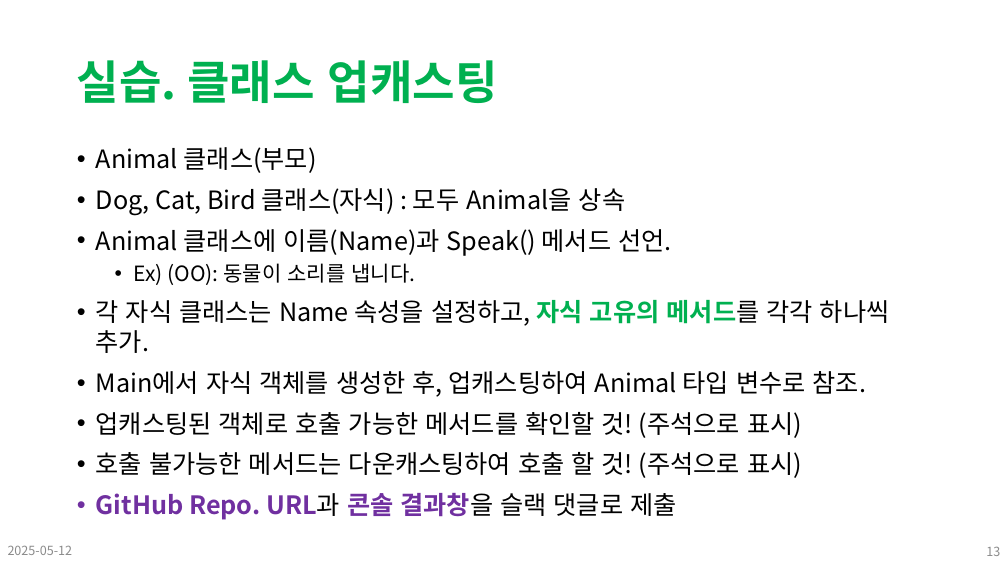
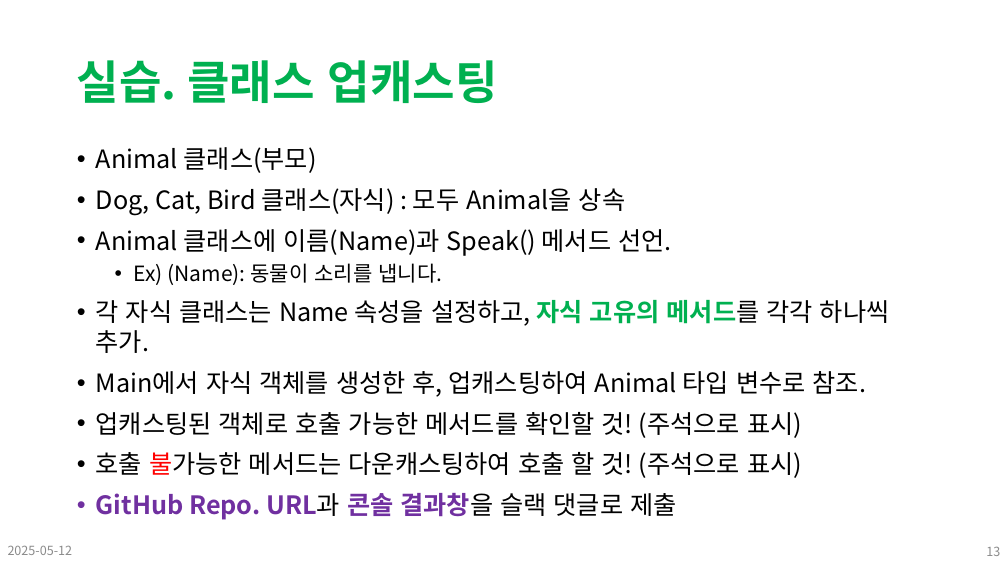
Before and after one commit to Leader-Lesson/KDT_SF_Short_5th, a slide deck: slide 13 of material/12_CSharp_심화문법 (상속).pptx. Drawn at 1008x567 pixels with LibreOffice and Linux fonts; fonts in the diff are those of the drawing; background and template pictures are left out. Boxes give left, top, right and bottom in pixels: in the first picture for what was removed or moved away, otherwise in the second. Text is boxed around its words. In the diff, an @@ line names an element or a change of style, - is before the commit and + after.

```diff
--- a/material/12_CSharp_심화문법 (상속).pptx
+++ b/material/12_CSharp_심화문법 (상속).pptx
@@ text at [134,263,442,285]: text changed @@
-  • Ex) (OO): 동물이 소리를 냅니다.
+  • Ex) (Name): 동물이 소리를 냅니다.
@@ text at [96,452,802,478]: text colour #000000 to #FF0000 in "불가능한" @@
```
Also in this commit, not shown: 25 other slides changed, 31 other files.
